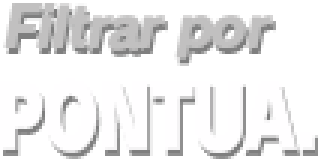
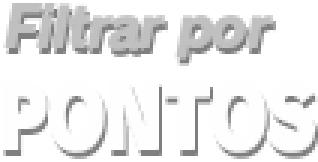
Layered file, before and after one edit (318×162). Changes by layer:
added layer "PONTOS copiar" above "PONTOS" over [3, 84, 315, 153]
hid "PONTUA." over [3, 84, 315, 153]
